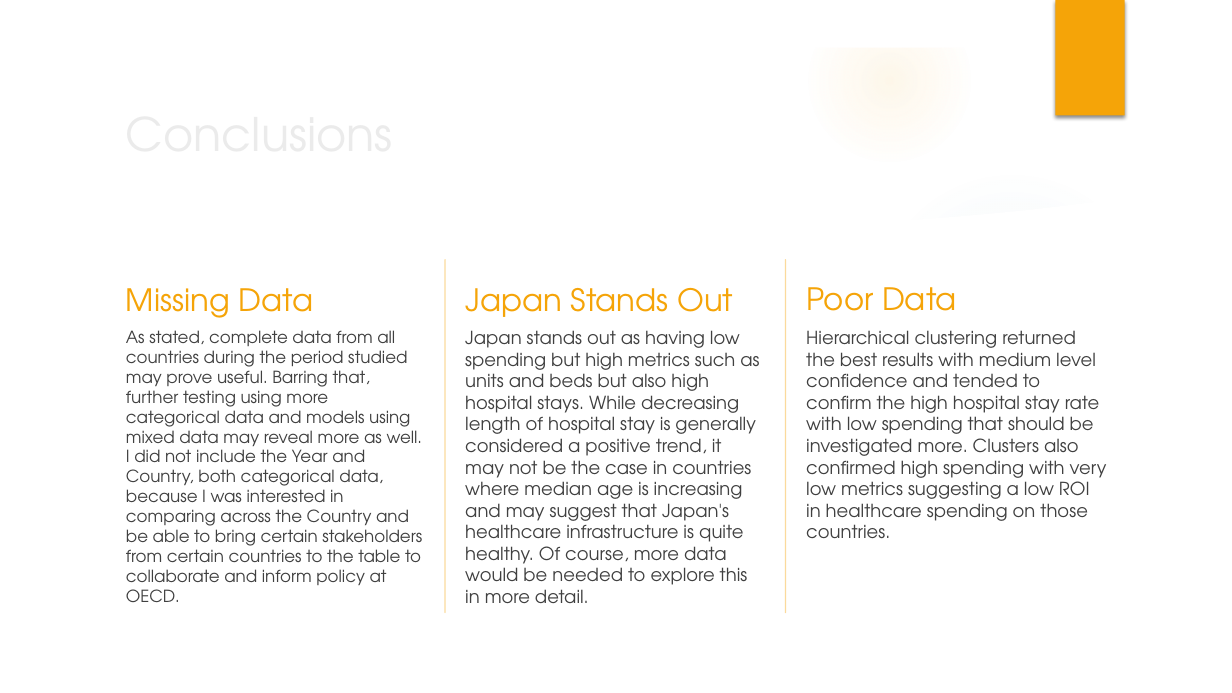
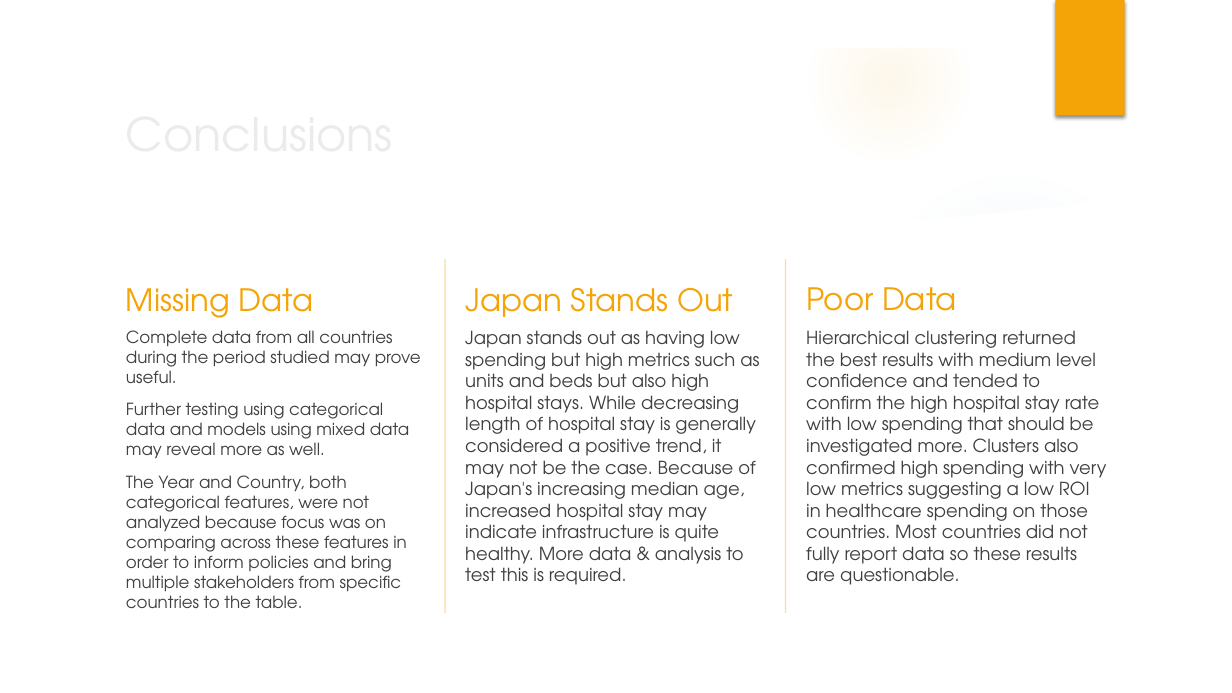
Before and after one commit to mgalaviz1/Healthcare_Spending_Cluster_Analysis, a slide deck: slide 14 of Healthcare_Data_Clustering.pptx. Drawn at 1232x693 pixels with LibreOffice and Linux fonts; fonts in the diff are those of the drawing; background and template pictures are left out. Boxes give left, top, right and bottom in pixels: in the first picture for what was removed or moved away, otherwise in the second. Text is boxed around its words. In the diff, an @@ line names an element or a change of style, - is before the commit and + after.

```diff
--- a/Healthcare_Data_Clustering.pptx
+++ b/Healthcare_Data_Clustering.pptx
@@ text at [126,330,421,608]: text changed @@
-As stated, complete data from all countries during the period studied may prove useful. Barring that, further testing using more categorical data and models using mixed data may reveal more as well. I did not include the Year and Country, both categorical data, because I was interested in comparing across the Country and be able to bring certain stakeholders from certain countries to the table to collaborate and inform policy at OECD.
+Complete data from all countries during the period studied may prove useful.
+Further testing using categorical data and models using mixed data may reveal more as well.
+The Year and Country, both categorical features, were not analyzed because focus was on comparing across these features in order to inform policies and bring multiple stakeholders from specific countries to the table.
@@ text at [465,330,759,585]: text changed @@
-Japan stands out as having low spending but high metrics such as units and beds but also high hospital stays. While decreasing length of hospital stay is generally considered a positive trend, it may not be the case in countries where median age is increasing and may suggest that Japan's healthcare infrastructure is quite healthy. Of course, more data would be needed to explore this in more detail.
+Japan stands out as having low spending but high metrics such as units and beds but also high hospital stays. While decreasing length of hospital stay is generally considered a positive trend, it may not be the case. Because of Japan's increasing median age, increased hospital stay may indicate infrastructure is quite healthy. More data & analysis to test this is required.
@@ text at [806,330,1107,585]: text changed @@
-Hierarchical clustering returned the best results with medium level confidence and tended to confirm the high hospital stay rate with low spending that should be investigated more. Clusters also confirmed high spending with very low metrics suggesting a low ROI in healthcare spending on those countries.
+Hierarchical clustering returned the best results with medium level confidence and tended to confirm the high hospital stay rate with low spending that should be investigated more. Clusters also confirmed high spending with very low metrics suggesting a low ROI in healthcare spending on those countries. Most countries did not fully report data so these results are questionable.
```
Also in this commit, not shown: 2 other slides changed, 1 other file.
